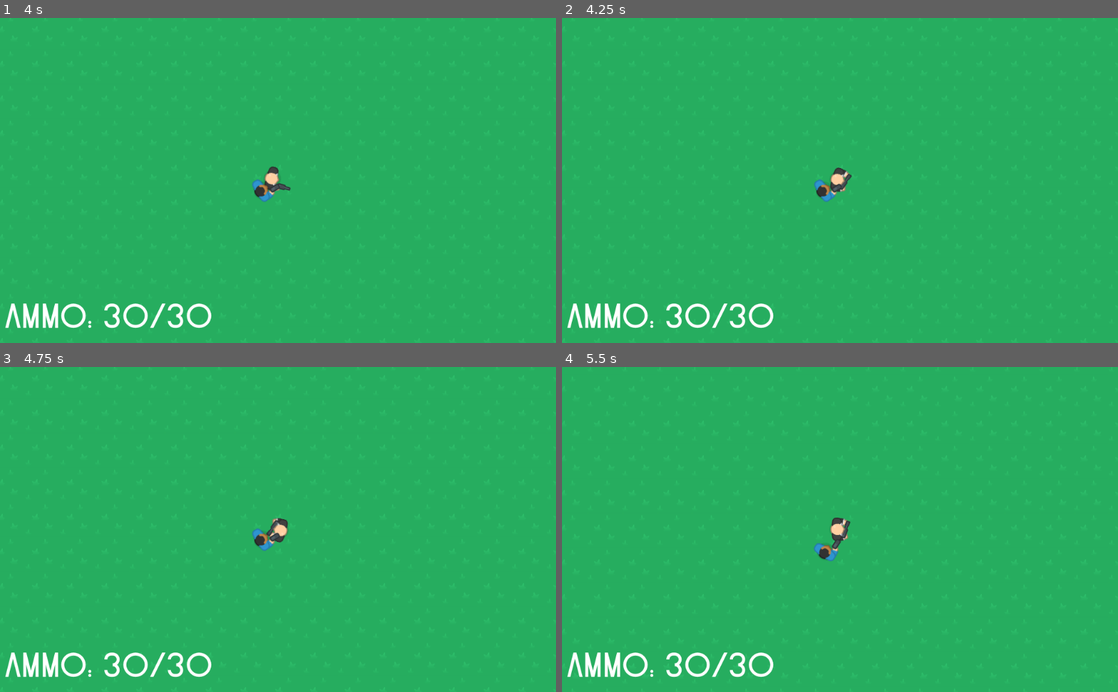
Above: before the commit, frames 1-4 (two rows, left to right).
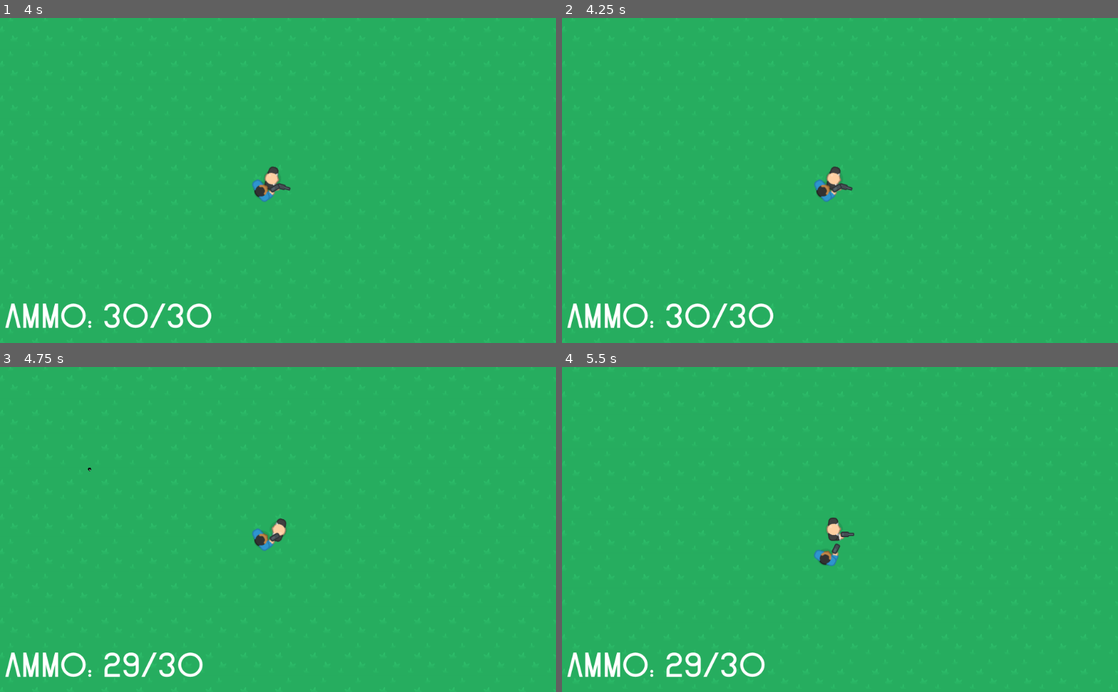
Above: after the commit, the same moments.

Repository: kamrancouture/schoolgame
Game: Godot game, scene res://world.tscn
Same seed, same stepped clock (60 frames per second), same inputs: the game is played once before the commit and once after it.
Inputs (mouse positions are in pixels of both pictures, inside the frame that each line leads up to):
- Up to frame 1 (4 s): tap Enter at 0.5, 2, 3.5 s; move the mouse to (400, 164) at 0.52 s; tap 1 (gun) at 0.6, 1.55, 2.3, 2.85, 3.8 s; tap Space at 1.25, 2.75 s; move the mouse to (166, 196) at 1.27 s; tap A (a_click) at 1.35 s; move the mouse to (333, 109) at 2.02 s; tap D (d_click) at 2.1 s; move the mouse to (250, 245) at 2.77 s; move the mouse to (444, 229) at 3.52 s; tap S (s_click) at 3.6 s
- Up to frame 2 (4.25 s): tap R (reload) at 4.15 s
- Up to frame 3 (4.75 s): move the mouse to (111, 480) at 4.27 s; click (111, 480) at 4.35 s; tap 1 (gun) at 4.55 s
- Up to frame 4 (5.5 s): tap Space at 5 s; move the mouse to (867, 529) at 5.02 s; tap W (w_click) at 5.1 s; tap 1 (gun) at 5.3 s

Frame 1 is identical in both runs. In frame 2, 0.2% of the frame differs, in the area x 47-53%, y 45-54%; in frame 3, 0.8%; in frame 4, 1.2%, in the area x 18-53%, y 46-96%.

Commit message:
reload sound effect

Diff:
--- a/schoolgame/Player.gd
+++ b/schoolgame/Player.gd
@@ -30,7 +30,7 @@
 		speed *= 1.5
 		$AnimatedSprite.play("idle")
 
-	if Input.is_action_just_pressed("reload"):
+	if Input.is_action_just_pressed("reload") and not reloading and not ammo == max_ammo:
 		reload()
 
 	if Input.is_action_pressed("shoot") and can_shoot and gun_in_hand and ammo > 0 and not reloading:
@@ -49,6 +49,7 @@
 func reload():
 	reloading = true
 	$AnimatedSprite.play("reload")
+	$AudioStreamPlayer.play()
 	yield($AnimatedSprite , "animation_finished")
 	reloading = false
 	$AnimatedSprite.play("pistol")
--- a/schoolgame/Player.tscn
+++ b/schoolgame/Player.tscn
@@ -1,10 +1,11 @@
-[gd_scene load_steps=9 format=2]
+[gd_scene load_steps=10 format=2]
 
 [ext_resource path="res://Assets/kenney_top-down-shooter/PNG/Hitman 1/hitman1_reload.png" type="Texture" id=1]
 [ext_resource path="res://Assets/kenney_top-down-shooter/PNG/Hitman 1/hitman1_silencer.png" type="Texture" id=2]
 [ext_resource path="res://Assets/kenney_top-down-shooter/PNG/Hitman 1/hitman1_stand.png" type="Texture" id=3]
 [ext_resource path="res://Player.gd" type="Script" id=4]
 [ext_resource path="res://Azalea Font/Azalea-BF64f6fe9c7c4b6.otf" type="DynamicFontData" id=5]
+[ext_resource path="res://sound_effects/Rifle-Reload-Foley-B-www.fesliyanstudios.com.mp3" type="AudioStream" id=6]
 
 [sub_resource type="SpriteFrames" id=1]
 animations = [ {
@@ -60,4 +61,7 @@
 custom_fonts/font = SubResource( 3 )
 text = "Ammo: 30/30"
 
+[node name="AudioStreamPlayer" type="AudioStreamPlayer" parent="."]
+stream = ExtResource( 6 )
+
 [connection signal="timeout" from="fire_rate" to="." method="_on_fire_rate_timeout"]
Not shown, changed: schoolgame/sound_effects/Rifle-Reload-Foley-B-www.fesliyanstudios.com.mp3.import
